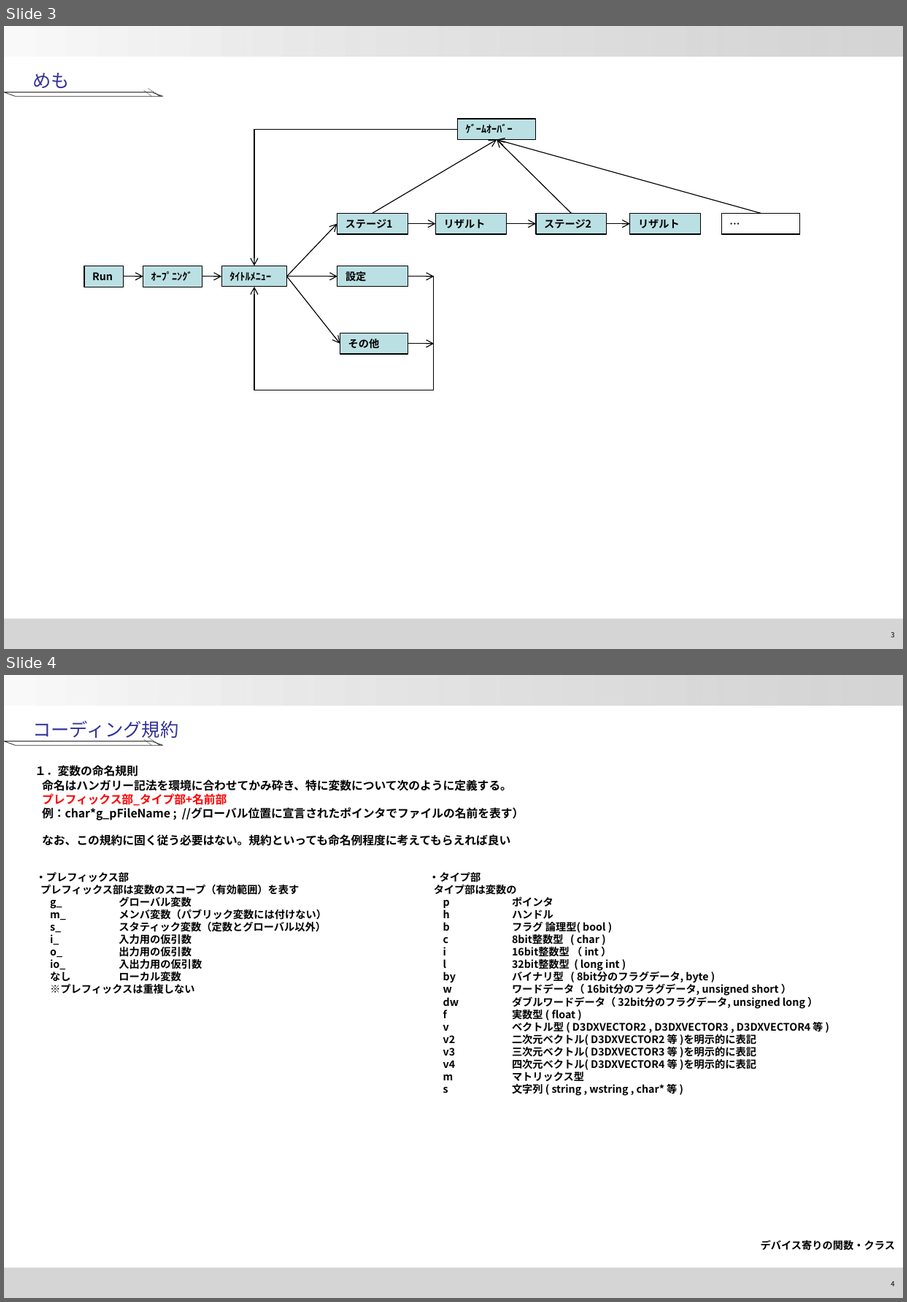
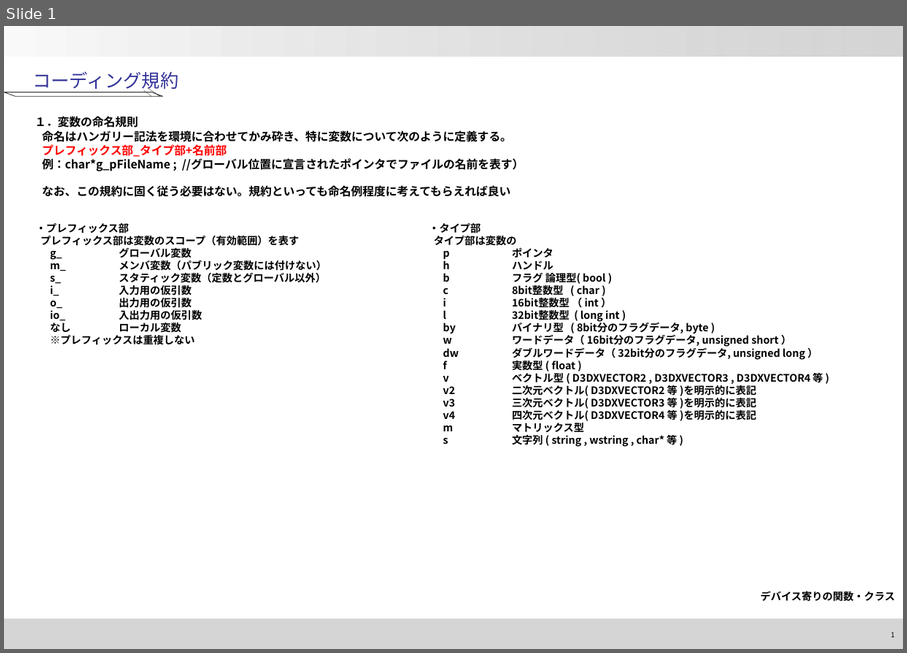
Before and after one commit to xtatrax/oldPrj-SchoolTask_BomberProject-public, a slide deck: Document/Program_Memo/DesignNotes.pptx. Shown one above the other, each under a label of ours: slides 3 and 4 before the commit, slide 1 after it. The pictures are 907x1302 and 907x653 pixels, drawn with LibreOffice and Linux fonts; fonts in the diff are those of the drawing; background and template pictures are left out. Boxes give left, top, right and bottom in pixels: in the first picture for what was removed or moved away, otherwise in the second. Text is boxed around its words. In the diff, an @@ line names an element or a change of style, - is before the commit and + after.

```diff
--- a/Document/Program_Memo/DesignNotes.pptx
+++ b/Document/Program_Memo/DesignNotes.pptx
@@ slide 3 removed at (x1=4, y1=26, x2=903, y2=649), background #FFFFFF; not listed: 2 template elements that a slide beside it also shows @@
@@ text removed at (x1=33, y1=73, x2=70, y2=92) @@
-めも
@@ parallelogram removed at (x1=143, y1=90, x2=151, y2=96) @@
@@ parallelogram removed at (x1=148, y1=88, x2=160, y2=97) @@
@@ parallelogram removed at (x1=4, y1=92, x2=163, y2=97) @@
@@ elbow arrow removed from (458, 129) to (255, 266) @@
@@ rectangle removed at (x1=458, y1=119, x2=536, y2=140) @@
-ｹﾞｰﾑｵｰﾊﾞｰ
@@ arrow removed from (373, 213) to (497, 140) @@
@@ arrow removed from (572, 213) to (497, 140) @@
@@ arrow removed from (761, 213) to (497, 140) @@
@@ rectangle removed at (x1=337, y1=213, x2=408, y2=233) @@
-ステージ1
@@ rectangle removed at (x1=436, y1=213, x2=506, y2=233) @@
-リザルト
@@ rectangle removed at (x1=536, y1=213, x2=607, y2=233) @@
-ステージ2
@@ rectangle removed at (x1=630, y1=213, x2=700, y2=233) @@
-リザルト
@@ rectangle removed at (x1=722, y1=213, x2=800, y2=233) @@
-…
@@ arrow removed from (287, 276) to (337, 224) @@
@@ arrow removed from (408, 224) to (436, 224) @@
@@ arrow removed from (506, 224) to (536, 224) @@
@@ arrow removed from (607, 224) to (630, 224) @@
@@ rectangle removed at (x1=84, y1=266, x2=124, y2=287) @@
-Run
@@ rectangle removed at (x1=143, y1=266, x2=203, y2=287) @@
-ｵｰﾌﾟﾆﾝｸﾞ
@@ rectangle removed at (x1=222, y1=266, x2=287, y2=287) @@
-ﾀｲﾄﾙﾒﾆｭｰ
@@ rectangle removed at (x1=338, y1=266, x2=408, y2=287) @@
-設定
@@ arrow removed from (124, 276) to (143, 276) @@
@@ arrow removed from (203, 276) to (222, 276) @@
@@ elbow arrow removed from (434, 276) to (255, 287) @@
@@ arrow removed from (287, 276) to (338, 276) @@
@@ arrow removed from (287, 276) to (341, 344) @@
@@ arrow removed from (408, 276) to (434, 276) @@
@@ rectangle removed at (x1=341, y1=333, x2=408, y2=354) @@
-その他
@@ arrow removed from (408, 344) to (434, 344) @@
@@ page number removed at (x1=891, y1=632, x2=895, y2=637) @@
-3
@@ what was slide 4 is now slide 1 @@
@@ page number at (x1=891, y1=632, x2=895, y2=637): text changed @@
-4
+1
```
Also in this commit, not shown: 2 other slides removed, 50 other files.
